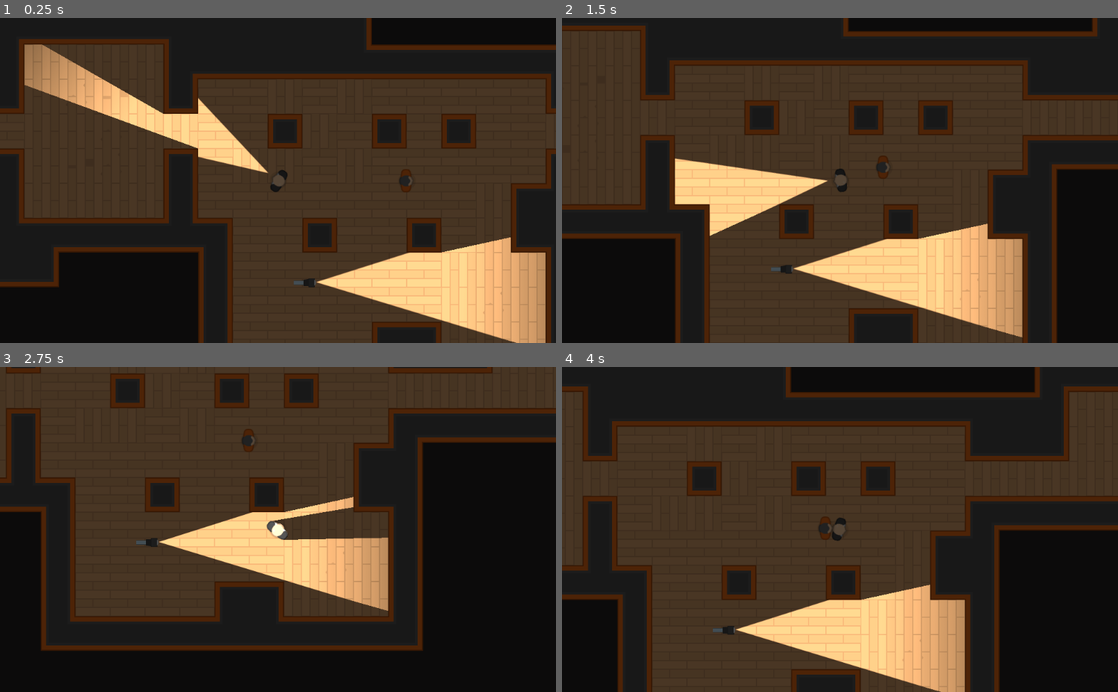
Above: before the commit, frames 1-4 (two rows, left to right).
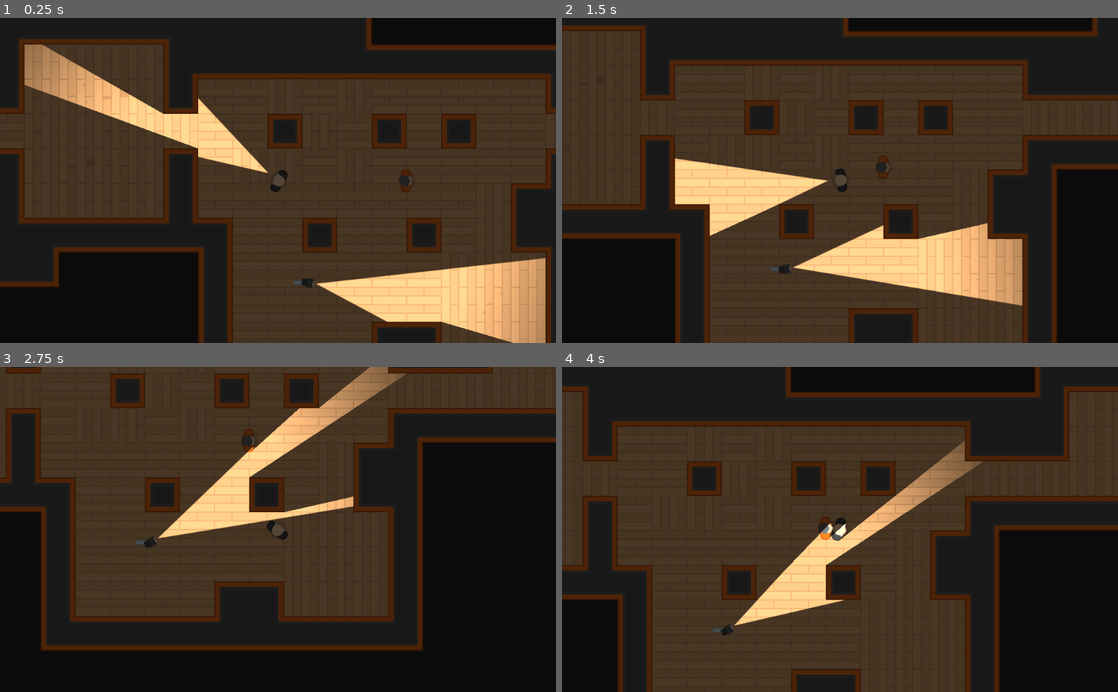
Above: after the commit, the same moments.

Repository: davidvgus/Heistmeisters
Game: Godot game, scene res://Levels/TemplateLevel.tscn
The game is run twice, just before and just after one commit, with the same random seed, the same clock (stepped at 60 frames per second) and the same inputs. This scene is started directly instead of the project's main scene.
Inputs (mouse positions are in pixels of both pictures, inside the frame that each line leads up to):
- Up to frame 1 (0.25 s): no input
- Up to frame 2 (1.5 s): move the mouse to (962, 164) at 0.52 s; hold D (move_right) 0.53-1.28 s; tap Q (toggle_torch) at 0.6, 1.35 s; move the mouse to (728, 196) at 1.27 s; hold S (move_down) from 1.28 s (still down)
- Up to frame 3 (2.75 s): move the mouse to (333, 458) at 2.02 s; release S (move_down) at 2.03 s; hold D (move_right) from 2.03 s (still down); tap Q (toggle_torch) at 2.1 s
- Up to frame 4 (4 s): move the mouse to (812, 594) at 2.77 s; release D (move_right) at 2.78 s; hold W (move_up) 2.78-3.53 s; tap Q (toggle_torch) at 2.85, 3.6 s; move the mouse to (1006, 578) at 3.52 s; hold A (move_left) from 3.53 s (still down)

The runs differ from the first frame. In frame 1, 2.8% of the frame differs, in the area x 54-99%, y 67-100%; in frame 2, 2.7%; in frame 3, 9.7%; in frame 4, 12%, in the area x 28-76%, y 22-100%.

Commit message:
more fine tuning of the camera postion

Diff:
--- a/Characters/NPCs/Camera.tscn
+++ b/Characters/NPCs/Camera.tscn
@@ -6,16 +6,36 @@
 
 [sub_resource type="RectangleShape2D" id=1]
 
+[sub_resource type="Animation" id=2]
+resource_name = "CameraRotation"
+length = 12.0
+loop = true
+tracks/0/type = "value"
+tracks/0/path = NodePath(".:rotation_degrees")
+tracks/0/interp = 1
+tracks/0/loop_wrap = true
+tracks/0/imported = false
+tracks/0/enabled = true
+tracks/0/keys = {
+"times": PoolRealArray( 3, 5, 9, 11 ),
+"transitions": PoolRealArray( 1, 1, 1, 1 ),
+"update": 0,
+"values": [ -30.0, -30.0, 30.0, 30.0 ]
+}
+
 [node name="Camera" type="Node2D"]
 
-[node name="Sprite" type="Sprite" parent="."]
+[node name="ArmSprite" type="Sprite" parent="."]
 scale = Vector2( 0.5, 0.5 )
 texture = ExtResource( 1 )
 
 [node name="CameraBody" type="KinematicBody2D" parent="."]
+position = Vector2( 10, 0 )
+__meta__ = {
+"_edit_group_": true
+}
 
 [node name="Sprite" type="Sprite" parent="CameraBody"]
-position = Vector2( 13.2818, 0 )
 rotation = 1.5708
 scale = Vector2( 0.3, 0.5 )
 texture = ExtResource( 2 )
@@ -25,5 +45,9 @@
 shape = SubResource( 1 )
 
 [node name="Torch" parent="CameraBody" instance=ExtResource( 3 )]
-offset = Vector2( 340, -2 )
+offset = Vector2( 330, -2 )
 shadow_enabled = true
+
+[node name="AnimationPlayer" type="AnimationPlayer" parent="CameraBody"]
+autoplay = "CameraRotation"
+anims/CameraRotation = SubResource( 2 )
Not shown: 1 places in Characters/NPCs/Camera.tscn that only renumber resources
